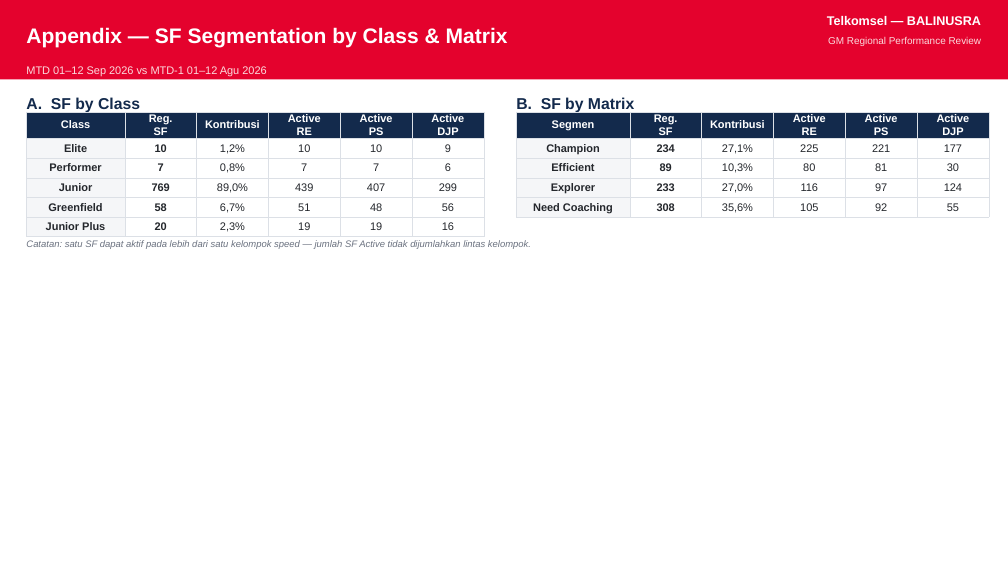
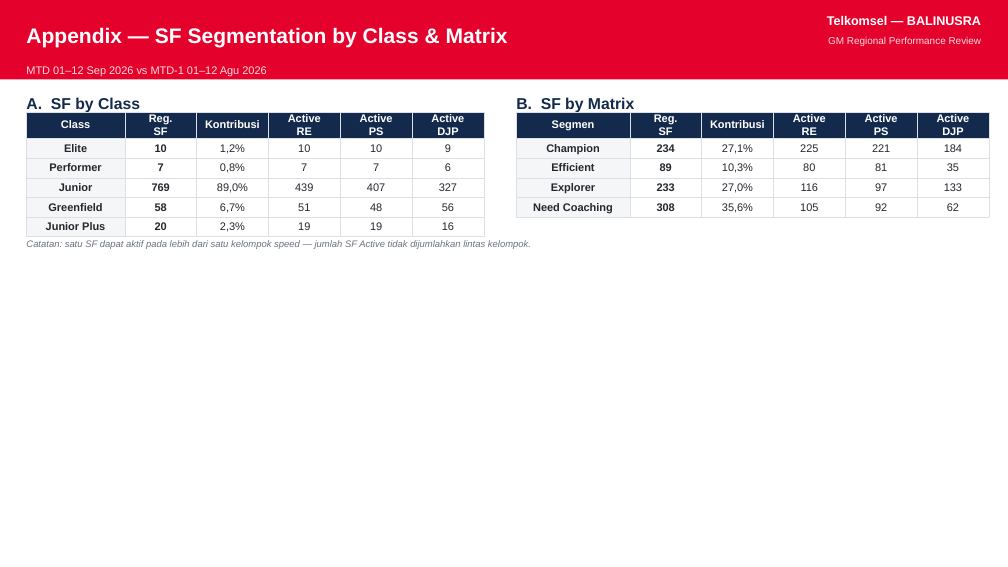
Before and after one commit to linktreehhbalnus-eng/wow_balnus, a slide deck: slide 8 of reports/BALINUSRA_GM_PERFORMANCE_SUMMARY_20260912_INARA.pptx. Drawn at 1008x567 pixels with LibreOffice and Linux fonts; fonts in the diff are those of the drawing. Boxes give left, top, right and bottom in pixels: in the first picture for what was removed or moved away, otherwise in the second. Text is boxed around its words. In the diff, an @@ line names an element or a change of style, - is before the commit and + after.

```diff
--- a/reports/BALINUSRA_GM_PERFORMANCE_SUMMARY_20260912_INARA.pptx
+++ b/reports/BALINUSRA_GM_PERFORMANCE_SUMMARY_20260912_INARA.pptx
@@ table at [26, 112, 484, 236] @@
-row 4, column 6: 299
+row 4, column 6: 327
@@ table at [516, 112, 989, 217] @@
-row 2, column 6: 177
+row 2, column 6: 184
-row 3, column 6: 30
+row 3, column 6: 35
-row 4, column 6: 124
+row 4, column 6: 133
-row 5, column 6: 55
+row 5, column 6: 62
```
Also in this commit, not shown: 1 other slide changed, 12 other files.
